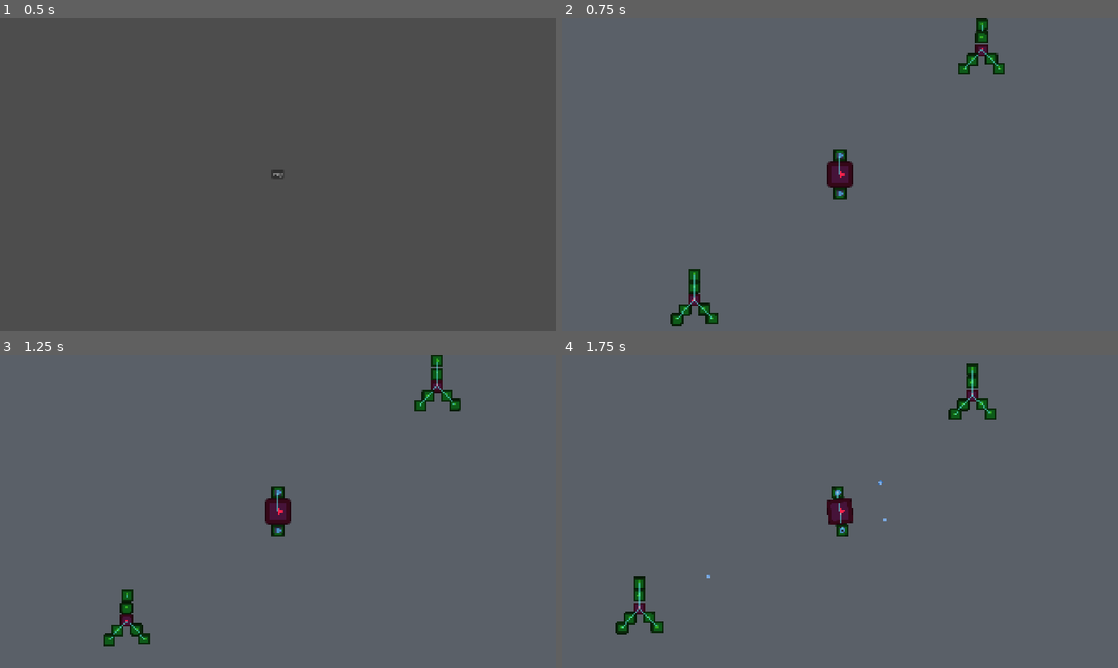
Above: before the commit, frames 1-4 (two rows, left to right).
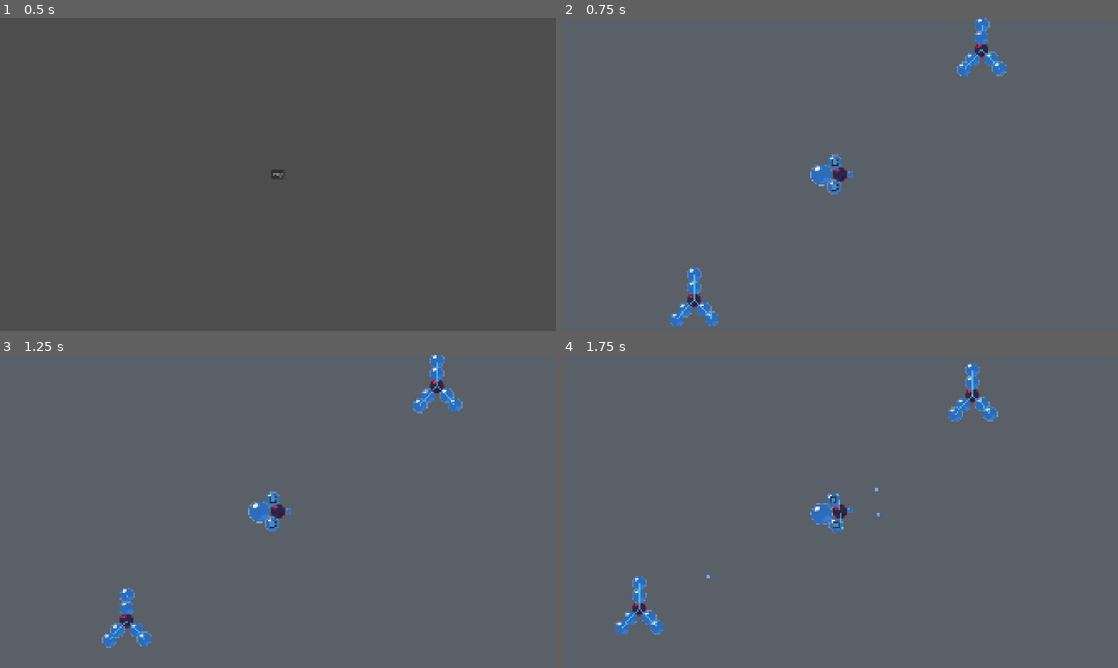
Above: after the commit, the same moments.

Repository: gerep/godot-wild-jam
Game: Godot game, scene res://game/game.tscn
Two runs of this game, one before a commit and one after it. Both use one fixed random seed, a clock stepped at 60 frames per second and the inputs below. The engine's default icon, where the game draws it, is replaced by a stand-in: a white triangle on a blue panel in a dark square.
Inputs (mouse positions are in pixels of both pictures, inside the frame that each line leads up to):
- Up to frame 1 (0.5 s): no input
- Up to frame 2 (0.75 s): click "Play" at 0.5 s
- Up to frame 3 (1.25 s): no input
- Up to frame 4 (1.75 s): move the mouse to (962, 495) at 1.27 s; press the mouse at (962, 495) at 1.28 s; hold D (move_right) from 1.28 s (still down)

Frame 1 is identical in both runs. In frame 2, 2.1% of the frame differs, in the area x 19-80%, y 0-99%; in frame 3, 2.1%, in the area x 18-84%, y 0-94%; in frame 4, 2.1%.

Commit message:
WIP cell sprites

Diff:
--- a/assets/sprites.svg
+++ b/assets/sprites.svg
@@ -27,9 +27,9 @@
      inkscape:pagecheckerboard="false"
      inkscape:deskcolor="#d1d1d1"
      inkscape:document-units="px"
-     inkscape:zoom="0.125"
-     inkscape:cx="915.99999"
-     inkscape:cy="2940"
+     inkscape:zoom="1"
+     inkscape:cx="265.5"
+     inkscape:cy="424.5"
      inkscape:window-width="1920"
      inkscape:window-height="1008"
      inkscape:window-x="0"
@@ -1957,6 +1957,102 @@
          r="11.624998" />
     </g>
     <g
+       id="g38"
+       inkscape:label="small_cell"
+       transform="matrix(0.20643794,0,0,0.20643794,-33.687812,266.12182)"
+       inkscape:export-filename="../game/ship_skeleton/cell/cells/basic_cell/small_basic_cell.svg"
+       inkscape:export-xdpi="90.050003"
+       inkscape:export-ydpi="90.050003">
+      <use
+         x="0"
+         y="0"
+         xlink:href="#use33"
+         id="use37"
+         transform="translate(410.57634)" />
+    </g>
+    <g
+       id="g2-7"
+       inkscape:label="medium_cell"
+       inkscape:export-filename="../game/ship_skeleton/cell/cells/basic_cell/medium_basic_cell.svg"
+       inkscape:export-xdpi="90.050003"
+       inkscape:export-ydpi="90.050003"
+       transform="matrix(1.8024094,0,0,1.8024094,-33.368182,-51.739701)">
+      <circle
+         style="opacity:0.732238;fill:#1c71d8;stroke:#ffffff;stroke-width:0.899;stroke-linecap:round;stroke-linejoin:round;stroke-dashoffset:1.2;stroke-opacity:1;paint-order:stroke fill markers"
+         id="path1-6"
+         cx="96"
+         cy="224"
+         r="13.458954" />
+      <ellipse
+         style="opacity:0.732238;fill:#3584e4;stroke:none;stroke-width:0.290809;stroke-linecap:round;stroke-linejoin:round;stroke-dashoffset:1.2;paint-order:stroke fill markers"
+         id="path2-4"
+         cx="7.0169539"
+         cy="251.86177"
+         rx="4.8424611"
+         ry="2.9202254"
+         transform="rotate(-22.361843)" />
+      <ellipse
+         style="opacity:0.732238;fill:#3584e4;stroke:none;stroke-width:0.173891;stroke-linecap:round;stroke-linejoin:round;stroke-dashoffset:1.2;paint-order:stroke fill markers"
+         id="path2-4-9"
+         cx="1.5060937"
+         cy="253.12967"
+         rx="2.8955824"
+         ry="1.7461685"
+         transform="rotate(-22.361843)" />
+      <ellipse
+         style="opacity:1;fill:#f6f5f4;fill-opacity:1;stroke:none;stroke-width:0.581531;stroke-linecap:round;stroke-linejoin:bevel;stroke-dasharray:none;stroke-dashoffset:1.2;stroke-opacity:1;paint-order:markers fill stroke"
+         id="path32"
+         cx="-14.260642"
+         cy="234.34671"
+         rx="4.1181731"
+         ry="2.3420541"
+         transform="rotate(-26.314752)" />
+    </g>
+    <g
+       id="g35"
+       inkscape:label="big_cell"
+       inkscape:export-filename="../game/ship_skeleton/cell/cells/basic_cell/big_basic_cell.svg"
+       inkscape:export-xdpi="90.050003"
+       inkscape:export-ydpi="90.050003"
+       transform="matrix(0.7464206,0,0,0.7464206,41.888538,41.489017)"
+       style="display:inline">
+      <use
+         x="0"
+         y="0"
+         xlink:href="#g2-7"
+         id="use33"
+         transform="matrix(2.0000002,0,0,2.0000002,-55.326243,-288.00006)"
+         style="display:inline" />
+    </g>
+    <g
+       id="g36"
+       inkscape:label="large_cell"
+       inkscape:export-filename="../game/ship_skeleton/cell/cells/basic_cell/large_basic_cell.svg"
+       inkscape:export-xdpi="90.050003"
+       inkscape:export-ydpi="90.050003"
+       transform="matrix(0.74614972,0,0,0.74614972,-29.188362,41.601687)">
+      <use
+         x="0"
+         y="0"
+         xlink:href="#g35"
+         id="use35"
+         transform="matrix(2,0,0,2,29.826523,-287.99996)" />
+    </g>
+    <g
+       id="g37"
+       inkscape:label="extra_large_cell"
+       inkscape:export-filename="../game/ship_skeleton/cell/cells/basic_cell/extra_large_basic_cell.svg"
+       inkscape:export-xdpi="90.050003"
+       inkscape:export-ydpi="90.050003"
+       transform="matrix(0.59169303,0,0,0.59169303,-47.497822,105.85566)">
+      <use
+         x="0"
+         y="0"
+         xlink:href="#use35"
+         id="use36"
+         transform="matrix(1.8921045,0,0,1.8921045,-10.239151,-371.11547)" />
+    </g>
+    <g
        id="g3"
        inkscape:label="arena_bubble"
        inkscape:export-filename="../game/area/arena_bubble.svg"
@@ -2013,6 +2109,11 @@
          id="use30"
          transform="matrix(0,-0.71839468,-1.3919925,0,13991.187,10052.262)"
          inkscape:label="br_ring" />
+      <use
+         x="0"
+         y="0"
+         xlink:href="#circle3"
+         id="use31" />
     </g>
     <g
        id="g4"
@@ -2021,7 +2122,7 @@
        inkscape:export-xdpi="90.050003"
        inkscape:export-ydpi="90.050003"
        transform="matrix(0.66697258,0,0,1.3174475,953.94343,-7931.3215)"
-       style="display:none">
+       style="display:inline">
       <rect
          style="display:none;opacity:1;fill:#9bc1f3;fill-opacity:0.160784;stroke:#1a5fb4;stroke-width:0.989176;stroke-linecap:round;stroke-linejoin:round;stroke-dashoffset:1.2;stroke-opacity:1;paint-order:stroke fill markers"
          id="rect4-4-1"
--- a/game/ship_skeleton/cell/cell.tscn
+++ b/game/ship_skeleton/cell/cell.tscn
@@ -1,14 +1,12 @@
 [gd_scene format=3 uid="uid://73o17dpehsvx"]
 
 [ext_resource type="Script" uid="uid://bt6o8bkpam2te" path="res://game/ship_skeleton/cell/cell.gd" id="1_cjhyy"]
-[ext_resource type="Texture2D" uid="uid://1ml5obg52a88" path="res://icon.svg" id="2_ruldg"]
+[ext_resource type="Texture2D" uid="uid://bcuoljnurrnwp" path="res://game/ship_skeleton/cell/cells/basic_cell/medium_basic_cell.svg" id="2_ruldg"]
 [ext_resource type="PackedScene" uid="uid://b4154adjjbvvc" path="res://components/hurtbox/component_hurtbox_2d.tscn" id="3_mnm1f"]
 [ext_resource type="PackedScene" uid="uid://cc0xm7ql0sgut" path="res://components/health/component_health.tscn" id="4_ruldg"]
 
-[sub_resource type="CapsuleShape2D" id="CapsuleShape2D_ruldg"]
-resource_local_to_scene = true
-radius = 21.0
-height = 42.0
+[sub_resource type="CircleShape2D" id="CircleShape2D_ruldg"]
+radius = 31.016125
 
 [node name="Cell" type="Node2D" unique_id=1435320636]
 script = ExtResource("1_cjhyy")
@@ -17,8 +15,6 @@
 metadata/_edit_group_ = true
 
 [node name="Sprite2D" type="Sprite2D" parent="." unique_id=1975990942]
-self_modulate = Color(0.19387385, 0.6540687, 0.13022849, 1)
-scale = Vector2(0.328125, 0.328125)
 texture = ExtResource("2_ruldg")
 
 [node name="Hurtbox2D" parent="." unique_id=146611675 instance=ExtResource("3_mnm1f")]
@@ -26,7 +22,7 @@
 collision_layer = 524288
 
 [node name="CollisionShape2D" parent="Hurtbox2D" index="0" unique_id=2074960276]
-shape = SubResource("CapsuleShape2D_ruldg")
+shape = SubResource("CircleShape2D_ruldg")
 
 [node name="Health" parent="." unique_id=562956058 instance=ExtResource("4_ruldg")]
 unique_name_in_owner = true
--- a/game/ship_skeleton/cell/cells/basic_cell/basic_cell.tscn
+++ /dev/null
@@ -1,18 +0,0 @@
-[gd_scene format=3 uid="uid://b58fg36j57hca"]
-
-[ext_resource type="PackedScene" uid="uid://73o17dpehsvx" path="res://game/ship_skeleton/cell/cell.tscn" id="1_pff0w"]
-
-[sub_resource type="CapsuleShape2D" id="CapsuleShape2D_pff0w"]
-resource_local_to_scene = true
-radius = 21.0
-height = 42.0
-
-[node name="BasicCell" unique_id=1435320636 instance=ExtResource("1_pff0w")]
-
-[node name="Sprite2D" parent="." index="0" unique_id=1975990942]
-rotation = 1.5707964
-
-[node name="CollisionShape2D" parent="Hurtbox2D" parent_id_path=PackedInt32Array(146611675) index="0" unique_id=2074960276]
-shape = SubResource("CapsuleShape2D_pff0w")
-
-[editable path="Hurtbox2D"]
--- a/game/ship_skeleton/cell/cells/core_cell/core_cell.tscn
+++ b/game/ship_skeleton/cell/cells/core_cell/core_cell.tscn
@@ -5,8 +5,8 @@
 
 [sub_resource type="CapsuleShape2D" id="CapsuleShape2D_kmhev"]
 resource_local_to_scene = true
-radius = 21.0
-height = 42.0
+radius = 31.0
+height = 62.0
 
 [node name="CoreCell" unique_id=1435320636 instance=ExtResource("1_83jxq")]
 script = ExtResource("2_kmhev")
--- a/game/ship_skeleton/ships/basic_enemy_ship.tscn
+++ b/game/ship_skeleton/ships/basic_enemy_ship.tscn
@@ -3,7 +3,7 @@
 [ext_resource type="PackedScene" uid="uid://bf4ndmq7p4rge" path="res://game/ship_skeleton/ship_skeleton.tscn" id="1_qnsh4"]
 [ext_resource type="PackedScene" uid="uid://dobbdkhwdy6k7" path="res://game/ship_skeleton/cell/cells/core_cell/core_cell.tscn" id="2_qnsh4"]
 [ext_resource type="PackedScene" uid="uid://cdeg2ih3g8ys4" path="res://game/ship_skeleton/cell_connector/cell_connector.tscn" id="3_6lbsd"]
-[ext_resource type="PackedScene" uid="uid://cm6tq3xwihkxl" path="res://game/ship_skeleton/cell/cells/basic_cell/basic_cell.tscn" id="3_bcme0"]
+[ext_resource type="PackedScene" uid="uid://cm6tq3xwihkxl" path="res://game/ship_skeleton/cell/cells/basic_cell/medium_basic_cell.tscn" id="3_bcme0"]
 
 [node name="BasicEnemyShip" unique_id=1402492542 instance=ExtResource("1_qnsh4")]
 
--- a/game/ship_skeleton/ships/basic_player_ship.tscn
+++ b/game/ship_skeleton/ships/basic_player_ship.tscn
@@ -1,66 +1,38 @@
 [gd_scene format=3 uid="uid://bh2y05ourewx5"]
 
 [ext_resource type="PackedScene" uid="uid://bf4ndmq7p4rge" path="res://game/ship_skeleton/ship_skeleton.tscn" id="1_2oay7"]
+[ext_resource type="PackedScene" uid="uid://de33domo5ul3j" path="res://game/ship_skeleton/cell/cells/basic_cell/small_basic_cell.tscn" id="2_grfuh"]
 [ext_resource type="PackedScene" uid="uid://dobbdkhwdy6k7" path="res://game/ship_skeleton/cell/cells/core_cell/core_cell.tscn" id="2_kwog3"]
 [ext_resource type="PackedScene" uid="uid://dbr5ppouefhpn" path="res://game/ship_skeleton/cell_modifications/base_player_turret.tscn" id="3_gecbi"]
-[ext_resource type="PackedScene" uid="uid://cm6tq3xwihkxl" path="res://game/ship_skeleton/cell/cells/basic_cell/basic_cell.tscn" id="4_fwr2t"]
+[ext_resource type="PackedScene" uid="uid://cm6tq3xwihkxl" path="res://game/ship_skeleton/cell/cells/basic_cell/medium_basic_cell.tscn" id="4_fwr2t"]
 [ext_resource type="PackedScene" uid="uid://cdeg2ih3g8ys4" path="res://game/ship_skeleton/cell_connector/cell_connector.tscn" id="5_kwog3"]
-
-[sub_resource type="CapsuleShape2D" id="CapsuleShape2D_kwog3"]
-resource_local_to_scene = true
-radius = 45.0
-height = 90.0
-
-[sub_resource type="CapsuleShape2D" id="CapsuleShape2D_fwr2t"]
-resource_local_to_scene = true
-radius = 21.0
-height = 42.0
-
-[sub_resource type="CapsuleShape2D" id="CapsuleShape2D_grfuh"]
-resource_local_to_scene = true
-radius = 21.0
-height = 42.0
+[ext_resource type="PackedScene" uid="uid://uwcx77t1tjb" path="res://game/ship_skeleton/cell/cells/basic_cell/big_basic_cell.tscn" id="7_bgui2"]
 
 [node name="BasicPlayerShip" unique_id=1402492542 instance=ExtResource("1_2oay7")]
 
-[node name="CoreCell" parent="." index="0" unique_id=1435320636 node_paths=PackedStringArray("core_children") instance=ExtResource("2_kwog3")]
-core_children = [NodePath("../BasicCell"), NodePath("../BasicCell2")]
+[node name="SmallBasicCell" parent="." index="0" unique_id=1435320636 instance=ExtResource("2_grfuh")]
+position = Vector2(37, -1)
 
-[node name="Sprite2D" parent="CoreCell" index="0" unique_id=1975990942]
-rotation = 1.5707964
-scale = Vector2(0.68750006, 0.68750006)
+[node name="CoreCell" parent="." index="1" unique_id=1704717635 node_paths=PackedStringArray("core_children") instance=ExtResource("2_kwog3")]
+core_children = [NodePath("../BasicCell2"), NodePath("../BasicCell")]
 
-[node name="CollisionShape2D" parent="CoreCell/Hurtbox2D" parent_id_path=PackedInt32Array(1435320636, 146611675) index="0" unique_id=2074960276]
-shape = SubResource("CapsuleShape2D_kwog3")
-
-[node name="BasicCell" parent="." index="1" unique_id=352178458 node_paths=PackedStringArray("core_parents") instance=ExtResource("4_fwr2t")]
-position = Vector2(0, 65)
+[node name="BasicCell" parent="." index="2" unique_id=352178458 node_paths=PackedStringArray("core_parents") instance=ExtResource("4_fwr2t")]
+position = Vector2(-19, 44)
 core_parents = [NodePath("../CoreCell")]
-
-[node name="CollisionShape2D" parent="BasicCell/Hurtbox2D" parent_id_path=PackedInt32Array(352178458, 146611675) index="0" unique_id=2074960276]
-shape = SubResource("CapsuleShape2D_fwr2t")
 
 [node name="BasePlayerTurret" parent="BasicCell" index="3" unique_id=192713686 instance=ExtResource("3_gecbi")]
 
-[node name="BasicCell2" parent="." index="2" unique_id=906669145 node_paths=PackedStringArray("core_parents") instance=ExtResource("4_fwr2t")]
-position = Vector2(0, -65)
+[node name="BasicCell2" parent="." index="3" unique_id=906669145 node_paths=PackedStringArray("core_parents") instance=ExtResource("4_fwr2t")]
+position = Vector2(-18, -42)
 core_parents = [NodePath("../CoreCell")]
-
-[node name="CollisionShape2D" parent="BasicCell2/Hurtbox2D" parent_id_path=PackedInt32Array(906669145, 146611675) index="0" unique_id=2074960276]
-shape = SubResource("CapsuleShape2D_grfuh")
 
 [node name="BasePlayerTurret" parent="BasicCell2" index="3" unique_id=1687703012 instance=ExtResource("3_gecbi")]
 
 [node name="CellConnector" parent="CellConnectors" parent_id_path=PackedInt32Array(1905180700) index="0" unique_id=56162775 instance=ExtResource("5_kwog3")]
-position = Vector2(-71, -65)
-points = PackedVector2Array(70, 65, 70, 1)
+points = PackedVector2Array(0, 0, 0, -65)
 
-[node name="@Line2D@21648" parent="CellConnectors" parent_id_path=PackedInt32Array(1905180700) index="1" unique_id=1521109650 instance=ExtResource("5_kwog3")]
+[node name="@Line2D@44279" parent="CellConnectors" parent_id_path=PackedInt32Array(1905180700) index="1" unique_id=1373556539 instance=ExtResource("5_kwog3")]
 points = PackedVector2Array(0, 0, 0, 65)
 
-[editable path="CoreCell"]
-[editable path="CoreCell/Hurtbox2D"]
-[editable path="BasicCell"]
-[editable path="BasicCell/Hurtbox2D"]
-[editable path="BasicCell2"]
-[editable path="BasicCell2/Hurtbox2D"]
+[node name="BigBasicCell" parent="." index="5" unique_id=978672971 instance=ExtResource("7_bgui2")]
+position = Vector2(-64, 1)
